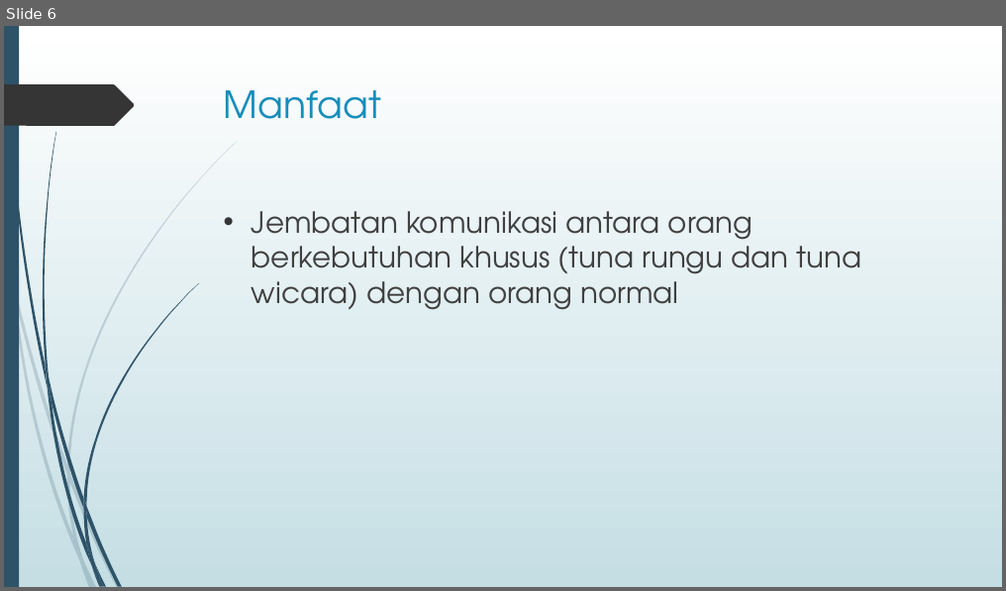
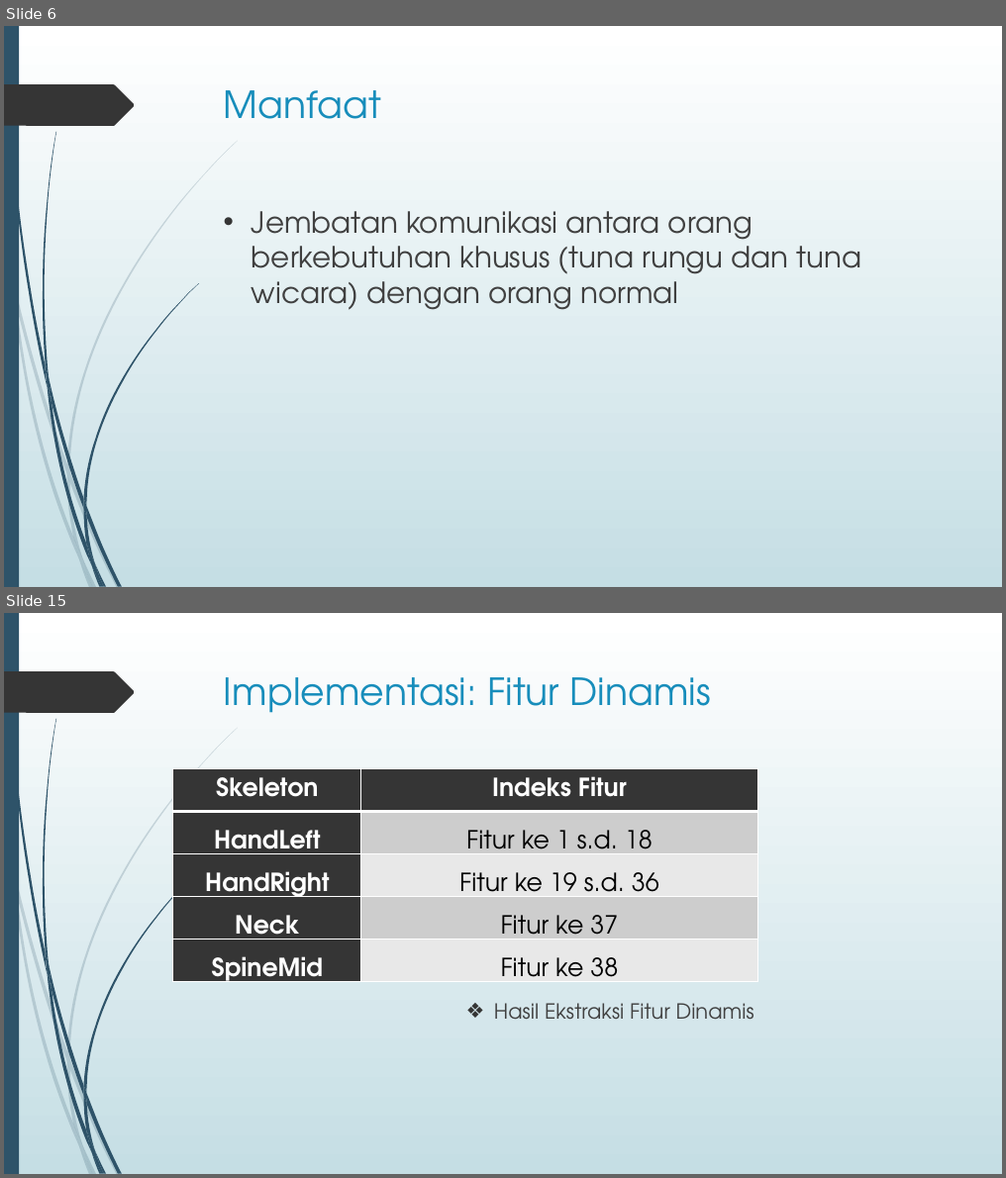
Before and after one commit to yahya1311/TAkisgan, a slide deck: Laporan/Presentasi Sidang.pptx. Shown one above the other, each under a label of ours: slide 6 before the commit, slides 6 and 15 after it; the slides between them are not shown. The pictures are 1006x591 and 1006x1178 pixels, drawn with LibreOffice and Linux fonts; fonts in the diff are those of the drawing. Boxes give left, top, right and bottom in pixels: in the first picture for what was removed or moved away, otherwise in the second. Text is boxed around its words. In the diff, an @@ line names an element or a change of style, - is before the commit and + after.

```diff
--- a/Laporan/Presentasi Sidang.pptx
+++ b/Laporan/Presentasi Sidang.pptx
@@ slide 15 added at <box>4,613,1002,1174</box>, background gradient #FFFFFF to #C5DEE5; not listed: 24 template elements that a slide beside it also shows @@
@@ title added at <box>224,677,711,713</box>, 36 pt, text #178DBB @@
+Implementasi: Fitur Dinamis
@@ table added at <box>173,768,757,991</box>, 5 rows, 2 columns @@
+Skeleton | Indeks Fitur
+HandLeft | Fitur ke 1 s.d. 18
+HandRight | Fitur ke 19 s.d. 36
+Neck | Fitur ke 37
+SpineMid | Fitur ke 38
@@ text added at <box>494,1003,754,1019</box>, 20 pt, text #404040 @@
+❖ Hasil Ekstraksi Fitur Dinamis
```
Also in this commit, not shown: 8 slides changed, 9 other slides added, 1 slide removed, 9 other files.
